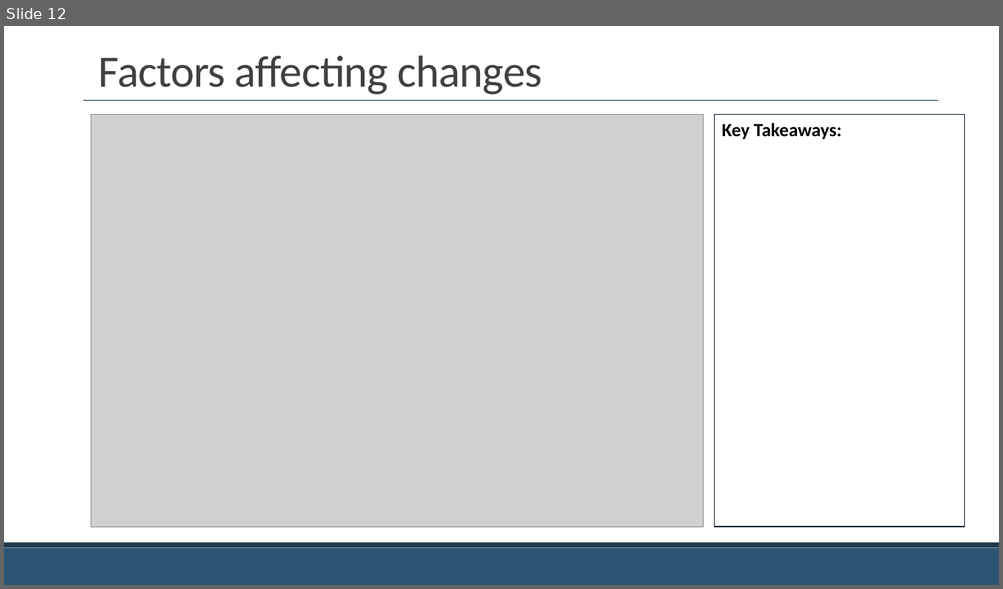
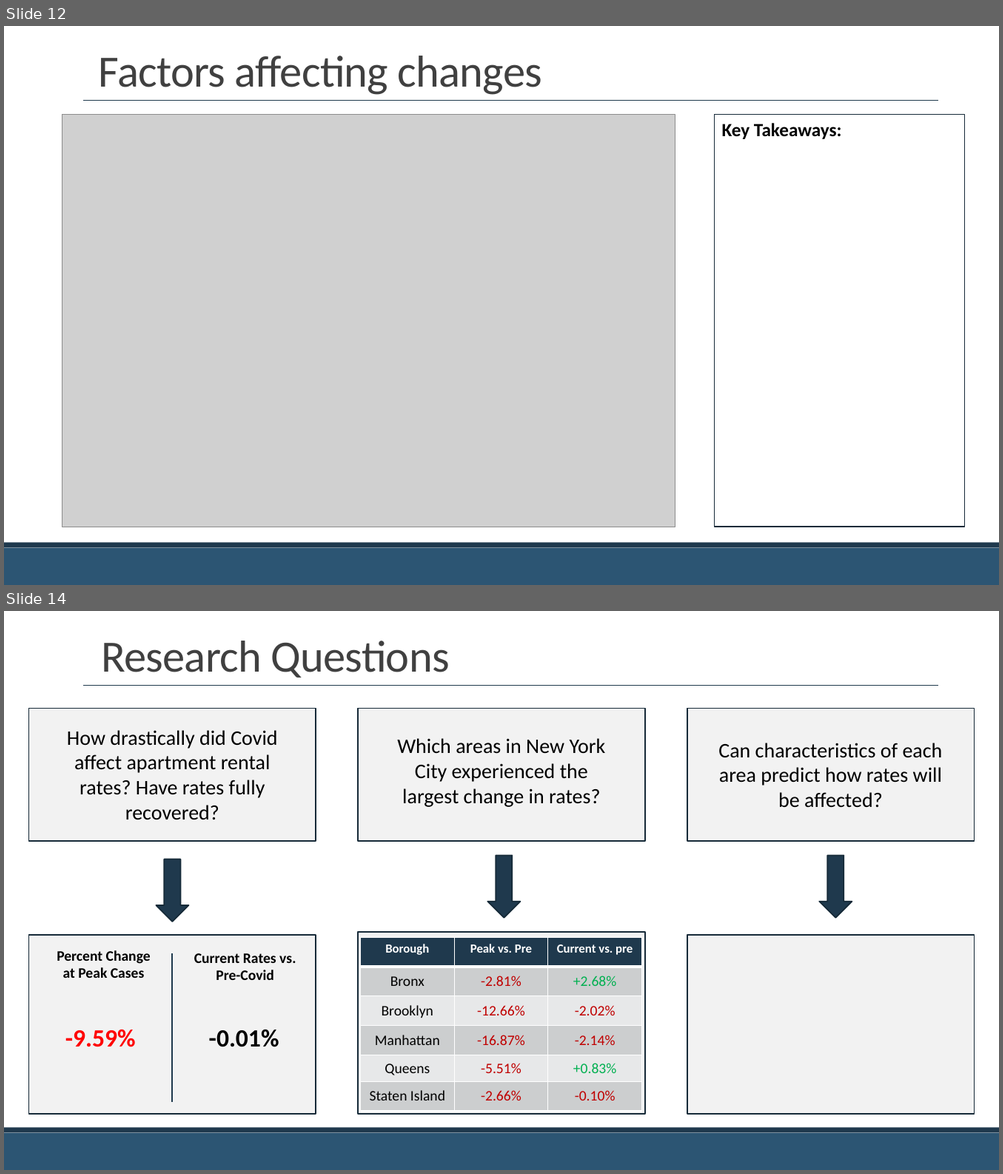
Before and after one commit to jackcopeland11/nyc_apartment_rent_analysis, a slide deck: Covid-19 and the NYC Apartment Market.pptx. Shown one above the other, each under a label of ours: slide 12 before the commit, slides 12 and 14 after it; the slides between them are not shown. The pictures are 1003x589 and 1003x1174 pixels, drawn with LibreOffice and Linux fonts; fonts in the diff are those of the drawing; grey boxes stand for pictures. Boxes give left, top, right and bottom in pixels: in the first picture for what was removed or moved away, otherwise in the second. Text is boxed around its words. In the diff, an @@ line names an element or a change of style, - is before the commit and + after.

```diff
--- a/Covid-19 and the NYC Apartment Market.pptx
+++ b/Covid-19 and the NYC Apartment Market.pptx
@@ slide 14 added at [4, 611, 999, 1170], background #FFFFFF; not listed: 2 template elements that a slide beside it also shows @@
@@ title added at [101, 641, 449, 678], 43.2 pt, text #404040 @@
+Research Questions
@@ line added from (83, 685) to (938, 685), #1F394D 1 pt @@
@@ rectangle added at [28, 709, 316, 842], fill #F2F2F2, outline #172A39 1.25 pt @@
@@ rectangle added at [358, 709, 645, 842], fill #F2F2F2, outline #172A39 1.25 pt @@
@@ rectangle added at [687, 709, 974, 842], fill #F2F2F2, outline #172A39 1.25 pt @@
@@ text added at [67, 730, 277, 820], 20 pt, text #000000 @@
+How drastically did Covid affect apartment rental rates? Have rates fully recovered?
@@ rectangle added at [83, 737, 932, 758], fill #FFFFFF, outline #FFFFFF 1.25 pt @@
@@ text added at [397, 738, 606, 807], 20 pt, text #000000 @@
+Which areas in New York City experienced the largest change in rates?
@@ text added at [718, 743, 942, 808], 20 pt, text #000000 @@
+Can characteristics of each area predict how rates will be affected?
@@ down arrow added at [156, 860, 189, 922], fill #1F394D, outline #172A39 1.25 pt @@
@@ down arrow added at [487, 856, 521, 918], fill #1F394D, outline #172A39 1.25 pt @@
@@ down arrow added at [819, 856, 852, 918], fill #1F394D, outline #172A39 1.25 pt @@
@@ rectangle added at [28, 935, 316, 1114], fill #F2F2F2, outline #172A39 1.25 pt @@
@@ rectangle added at [358, 933, 645, 1115], fill #F2F2F2, outline #172A39 1.25 pt @@
@@ table added at [361, 938, 643, 1112], 6 rows, 3 columns @@
+Borough | Peak vs. Pre | Current vs. pre
+Bronx | -2.81% | +2.68%
+Brooklyn | -12.66% | -2.02%
+Manhattan | -16.87% | -2.14%
+Queens | -5.51% | +0.83%
+Staten Island | -2.66% | -0.10%
@@ rectangle added at [687, 935, 974, 1114], fill #F2F2F2, outline #172A39 1.25 pt @@
@@ text added at [57, 951, 151, 978], 14 pt, text #000000, bold @@
+Percent Change at Peak Cases
@@ line added from (172, 954) to (172, 1102), #1F394D 1 pt @@
@@ text added at [194, 954, 296, 980], 14 pt, text #000000, bold @@
+Current Rates vs. Pre-Covid
@@ text added at [65, 1030, 136, 1048], 24 pt, text #FF0000, bold @@
+-9.59%
@@ text added at [209, 1030, 279, 1048], 24 pt, text #000000, bold @@
+-0.01%
@@ slide 12 changed as well @@
@@ picture: place and size @@
-picture at [91, 115, 704, 528]
+picture at [62, 115, 674, 528]
```
Also in this commit, not shown: 10 other slides changed, 1 other slide added.
